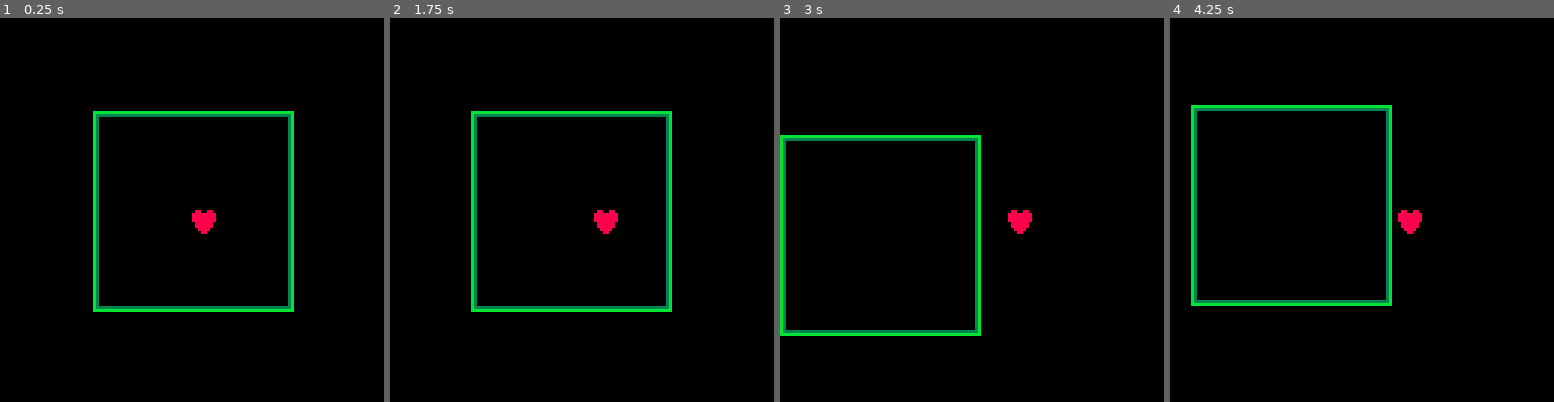
Above: before the commit, frames 1-4 (left to right).
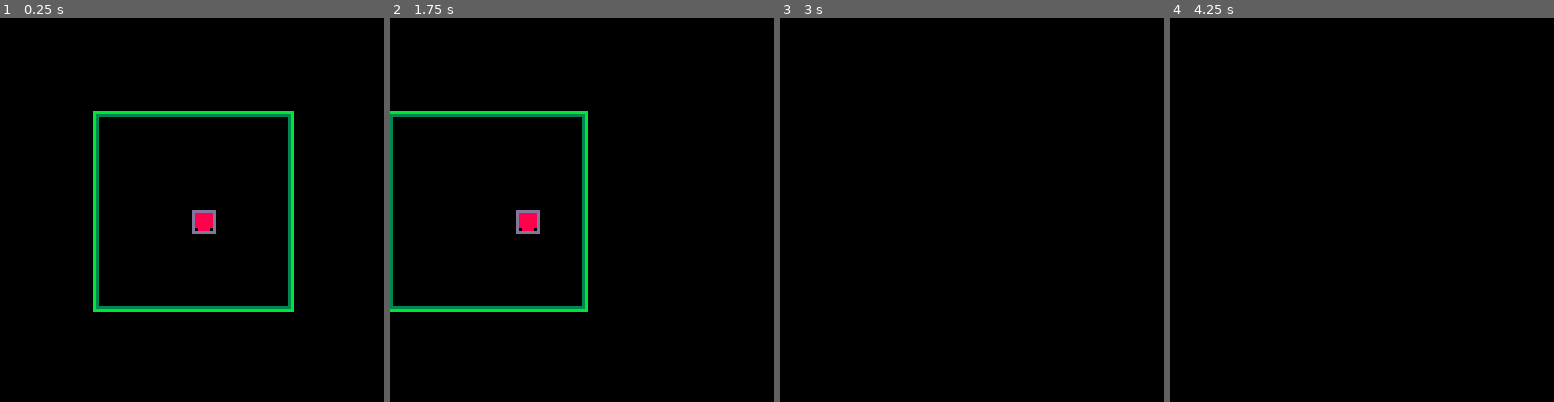
Above: after the commit, the same moments.

Repository: GiovanH/Pico8_Dev
Game: PICO-8 cartridge undertale.p8
Same seed, same stepped clock (60 frames per second), same inputs: the game is played once before the commit and once after it.
Inputs:
- Up to frame 1 (0.25 s): no input
- Up to frame 2 (1.75 s): hold Right from 1.6 s (still down); hold P2 Left from 1.6 s (still down)
- Up to frame 3 (3 s): release Right at 2.1 s; release P2 Left at 2.1 s; hold Up 2.15-2.42 s; hold P2 Down 2.15-2.42 s; hold Right from 2.47 s (still down); hold P2 Left from 2.47 s (still down)
- Up to frame 4 (4.25 s): release Right at 3.03 s; release P2 Left at 3.03 s; hold Left 3.08-3.58 s; hold P2 Right 3.08-3.58 s; hold Down 3.63-3.97 s; hold P2 Up 3.63-3.97 s; hold Right from 4.02 s (still down); hold P2 Left from 4.02 s (still down)

The runs differ from the first frame. In frame 1, 0.2% of the frame differs, in the area x 50-57%, y 50-57%; in frame 2, 4.7%, in the area x 0-74%, y 24-77%; in frame 3, 3.5%; in frame 4, 3.5%.

Commit message:
Better logging, debug. Bbox center, correct shapes, super

Diff:
--- a/undertale.p8
+++ b/undertale.p8
@@ -7,6 +7,7 @@
 -- global vars
 local todo
 
+local debug = true
 -->8
 -- utility
 
@@ -25,7 +26,7 @@
 function printa(...)
  local args={...}  -- becomes a table of arguments
  s = ""
- foreach(args, function(a) s = s..','..a end)
+ foreach(args, function(a) s = s..','..tostring(a) end)
  printh(s)
 end
 
@@ -130,6 +131,9 @@
   self.size + vw*2
  )
 end
+function bbox:center()
+ return self.origin + self.size*(1/2)
+end
 function bbox:itermap()
  -- todo document this
  local x0 = flr(self.x0)
@@ -139,9 +143,7 @@
   if x >= self.x1 then
    x = x0
    y += 1
-   if y >= self.y1 then
-    return
-   end
+   if (y >= self.y1) return
   end
   return x, y, mget(x, y)
  end
@@ -154,14 +156,11 @@
  z = 0,
  age = -1,
  ttl = nil,
- anchor = vec(),
+ anchor = vec()
 }
 function actor:init(pos)
  self.pos = pos
- if self.size then
-  self.shape = bbox(
-   pos - self.anchor, self.size)
- end
+ printa('a', self.pos)
 end
 function actor:update()
  self.age += 1
@@ -171,13 +170,27 @@
 end
 function actor:destroy() self._doomed = true end
 
-local mob = actor:extend{}
+local mob = actor:extend{
+ size = vec(7,7)
+}
 function mob:init(pos, ...)
  self.spr, self.size = ...
  actor.init(self, pos)
+ self.shape = bbox(
+  self.pos - self.anchor,
+  self.size
+ )
+end
+function mob:update()
+ actor.update(self)
+ self.shape = bbox(
+  self.pos - self.anchor,
+  self.size
+ )
 end
 function mob:draw()
  spr(self.spr, self.pos:unpack())
+ if (debug) rect(mrconcat({self.shape:unpack()}, 13))
 end
 
 local particle = actor:extend{}
@@ -223,21 +236,22 @@
 function stage:draw()
  self:_zsort()
  for actor in all(self.actors) do
-  if not actor._doomed then
-   actor:draw()
-  end
+  if (not actor._doomed) actor:draw()
  end
 end
 
 -->8
 -- game classes
 
-local o_soul = mob(vec(64, 64), 0, vec(7,7))
+local o_soul = mob(vec(64, 64), 0)
 o_soul.arena = nil
 function o_soul:update()
  -- fit self to arena
 
  -- todo
+ if not self.shape:within(self.arena.shape) then
+  self.pos = self.arena.shape:center()
+ end
 
  -- player movement
  local xspeed = vec(1, 0)
@@ -246,7 +260,7 @@
  function moveif()
   local nbox = bbox(
    npos - self.anchor, self.size)
-  if (nbox:within(self.arena.shape)) then
+  if nbox:within(self.arena.shape) then
    self.pos = npos
   else
    npos = self.pos
@@ -256,16 +270,18 @@
  elseif (btn(1)) then npos += xspeed moveif() end
  if (btn(2)) then npos -= yspeed moveif()
  elseif (btn(3)) then npos += yspeed moveif() end
+
+ mob.update(self)
 end
 
 local o_arena = actor()
 o_arena.shape = bbox(vec(32,32), vec(64, 64))
 function o_arena:update()
  -- move arena with p2
- if (btn(0,1)) then self.shape:shift(vec(-1, 0))
- elseif (btn(1,1)) then self.shape:shift(vec(1, 0)) end
- if (btn(2,1)) then self.shape:shift(vec(0, -1))
- elseif (btn(3,1)) then self.shape:shift(vec(0, 1)) end
+ if (btn(0,1)) then self.shape:shift(vec(-8, 0))
+ elseif (btn(1,1)) then self.shape:shift(vec(8, 0)) end
+ if (btn(2,1)) then self.shape:shift(vec(0, -8))
+ elseif (btn(3,1)) then self.shape:shift(vec(0, 8)) end
 end
 function o_arena:draw()
  rect(mrconcat({self.shape:unpack()}, 3))
